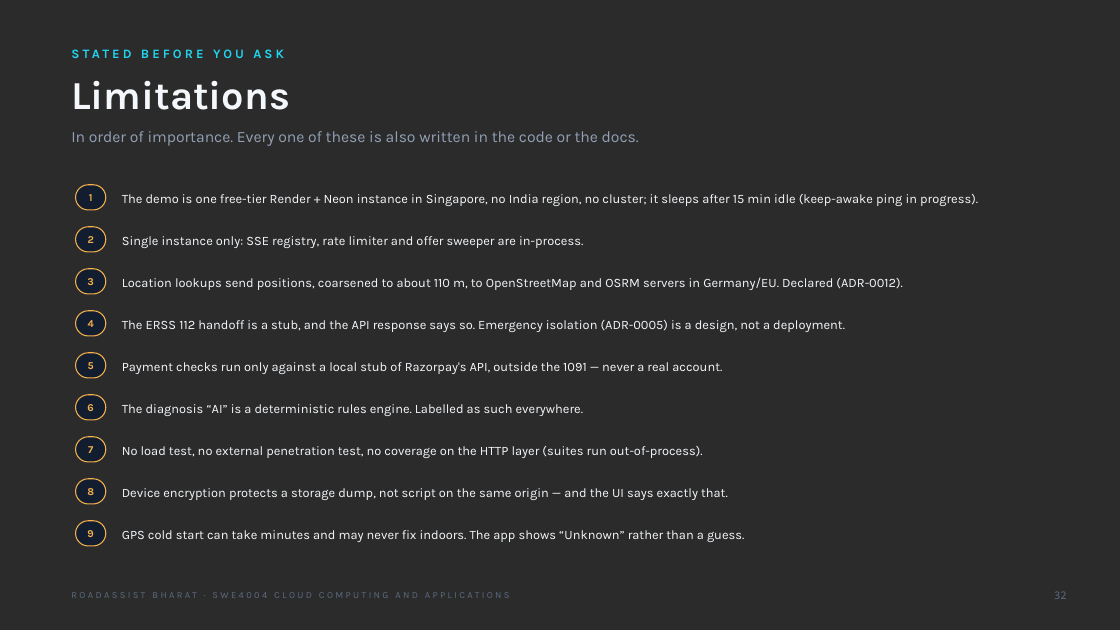
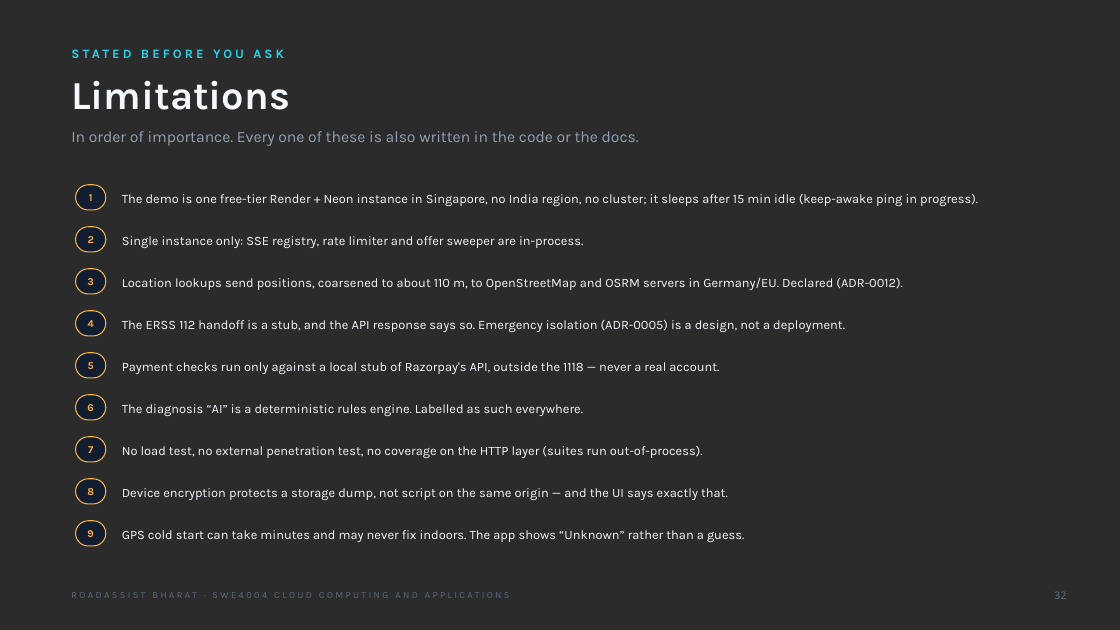
Before and after one commit to saatwik-1157/roadassist-bharat, a slide deck: slide 32 of ppt/RoadAssist-Bharat-FINAL.pptx. Drawn at 1120x630 pixels with LibreOffice and Linux fonts; fonts in the diff are those of the drawing; background and template pictures are left out; a plain dark background stands for a picture behind light text. Boxes give left, top, right and bottom in pixels: in the first picture for what was removed or moved away, otherwise in the second. Text is boxed around its words. In the diff, an @@ line names an element or a change of style, - is before the commit and + after.

```diff
--- a/ppt/RoadAssist-Bharat-FINAL.pptx
+++ b/ppt/RoadAssist-Bharat-FINAL.pptx
@@ text at [122,362,719,374]: text changed @@
-Payment checks run only against a local stub of Razorpay's API, outside the 1091 — never a real account.
+Payment checks run only against a local stub of Razorpay's API, outside the 1118 — never a real account.
```
Also in this commit, not shown: 5 other slides changed, 54 other files.
